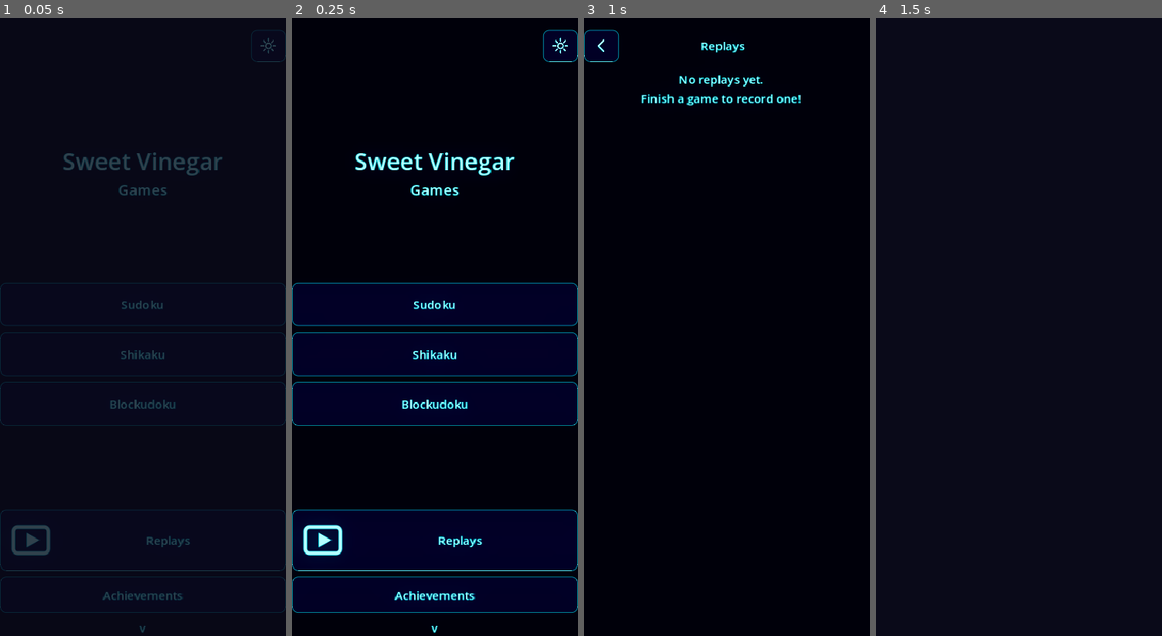
Above: before the commit, frames 1-4 (left to right).
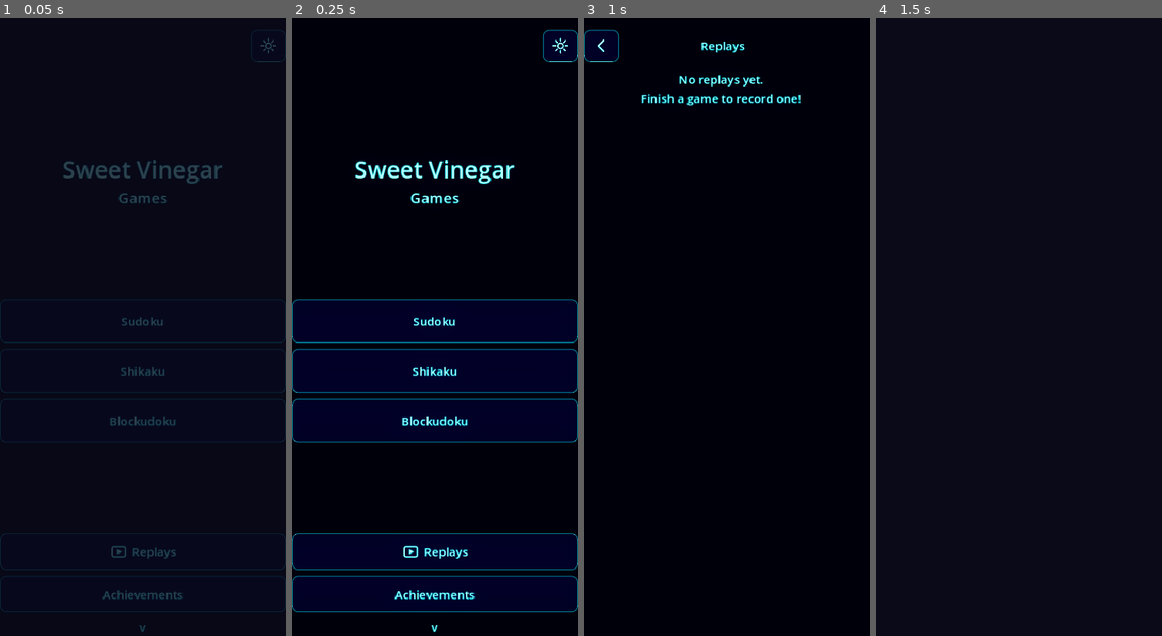
Above: after the commit, the same moments.

Repository: mchambers-mojang/sweet-vinegar-games
Game: Godot game, scene res://scenes/game_picker.tscn
Two runs of this game, one before a commit and one after it. Both use one fixed random seed, a clock stepped at 60 frames per second and the inputs below.
Inputs (mouse positions are in pixels of both pictures, inside the frame that each line leads up to; where the layout moved, square brackets give the same spot in the first picture):
- Up to frame 1 (0.05 s): no input
- Up to frame 2 (0.25 s): no input
- Up to frame 3 (1 s): click (727, 549) [727, 537] at 0.5 s
- Up to frame 4 (1.5 s): click (893, 48) at 1.25 s

The runs differ from the first frame. In frame 1, 4.0% of the frame differs, in the area x 0-100%, y 21-100%; in frame 2, 19%; in frame 3, nothing differs; in frame 4, nothing differs.

Commit message:
fix: Replays icon+text centered as a single unit in button
Instead of using Button.icon (which anchors icon to button edge),
embed a centered HBoxContainer child with TextureRect + Label.
This makes icon and text act as one centered block.

Co-authored-by: Copilot <223556219+Copilot@users.noreply.github.com>

Diff:
--- /dev/null
+++ b/assets/icons/replays_small.svg
@@ -0,0 +1,4 @@
+<svg xmlns="http://www.w3.org/2000/svg" width="24" height="24" viewBox="0 0 32 32">
+  <rect x="4" y="7" width="24" height="18" rx="3" stroke="white" stroke-width="2.5" fill="none"/>
+  <polygon points="13,11 13,21 22,16" fill="white"/>
+</svg>
--- a/scripts/autoload/icon_manager.gd
+++ b/scripts/autoload/icon_manager.gd
@@ -15,6 +15,7 @@
 	"play": "res://assets/icons/play.svg",
 	"pause": "res://assets/icons/pause.svg",
 	"replays": "res://assets/icons/replays.svg",
+	"replays_small": "res://assets/icons/replays_small.svg",
 }
 
 # Map from emoji text to icon name
@@ -68,6 +69,10 @@
 			btn.add_theme_color_override("icon_normal_color", color)
 			btn.add_theme_color_override("icon_hover_color", color)
 			btn.add_theme_color_override("icon_pressed_color", color)
+			if btn.has_meta("_icon_tex_rect"):
+				var tex_rect = btn.get_meta("_icon_tex_rect")
+				if is_instance_valid(tex_rect):
+					tex_rect.modulate = color
 
 
 func _try_apply_icon(button: Button) -> void:
@@ -75,8 +80,31 @@
 	if text in TEXT_TO_ICON:
 		apply_icon(button, TEXT_TO_ICON[text])
 	elif text == "Replays":
-		apply_icon(button, "replays", true)
-		button.expand_icon = false
+		# Create icon+text as a centered child layout instead of using Button.icon
+		button.text = ""
+		button.alignment = HORIZONTAL_ALIGNMENT_CENTER
+		var hbox := HBoxContainer.new()
+		hbox.alignment = BoxContainer.ALIGNMENT_CENTER
+		hbox.add_theme_constant_override("separation", 6)
+		hbox.mouse_filter = Control.MOUSE_FILTER_IGNORE
+		hbox.set_anchors_and_offsets_preset(Control.PRESET_FULL_RECT)
+		var tex_rect := TextureRect.new()
+		tex_rect.texture = get_icon("replays_small")
+		tex_rect.stretch_mode = TextureRect.STRETCH_KEEP_ASPECT_CENTERED
+		tex_rect.custom_minimum_size = Vector2(20, 20)
+		tex_rect.mouse_filter = Control.MOUSE_FILTER_IGNORE
+		var color := ThemeManager.get_color("button_text")
+		tex_rect.modulate = color
+		hbox.add_child(tex_rect)
+		var lbl := Label.new()
+		lbl.text = "Replays"
+		lbl.mouse_filter = Control.MOUSE_FILTER_IGNORE
+		hbox.add_child(lbl)
+		button.add_child(hbox)
+		# Track for theme changes
+		button.set_meta("_icon_tex_rect", tex_rect)
+		if button not in _icon_buttons:
+			_icon_buttons.append(button)
 
 
 func get_icon(icon_name: String) -> Texture2D:
